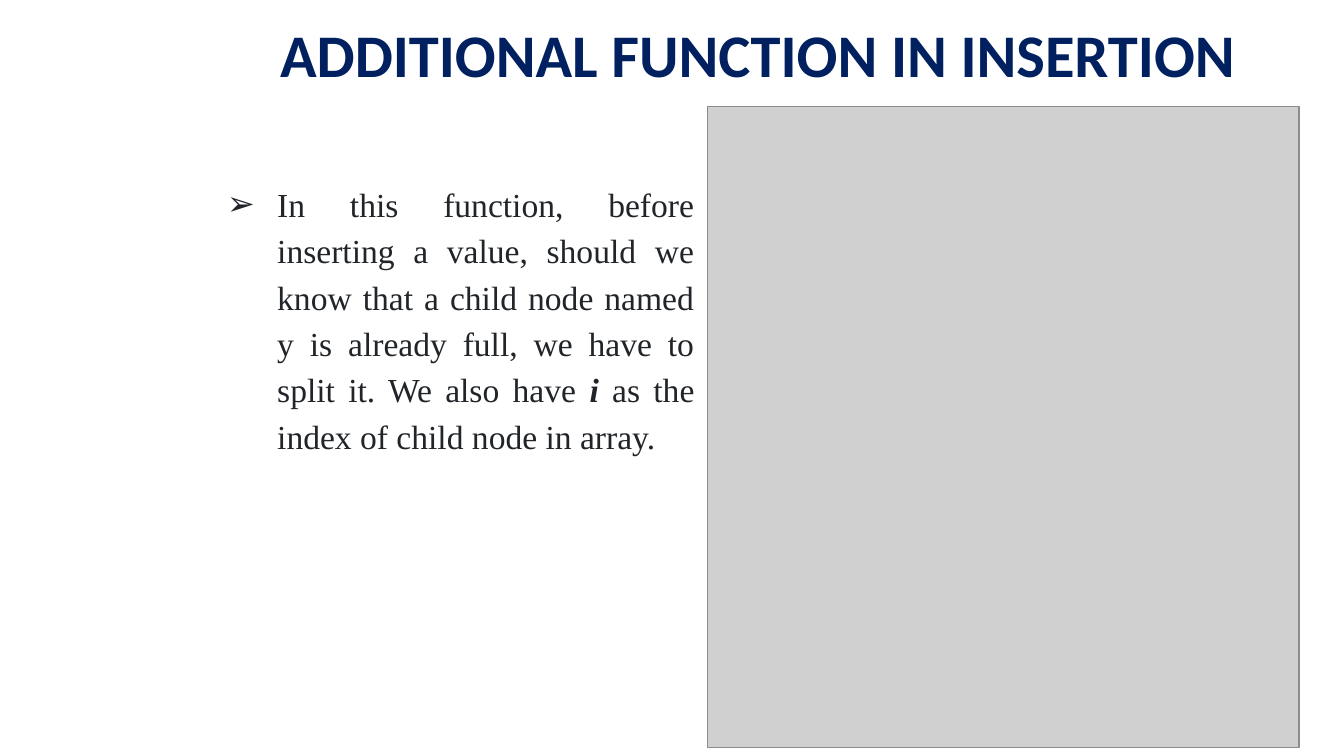
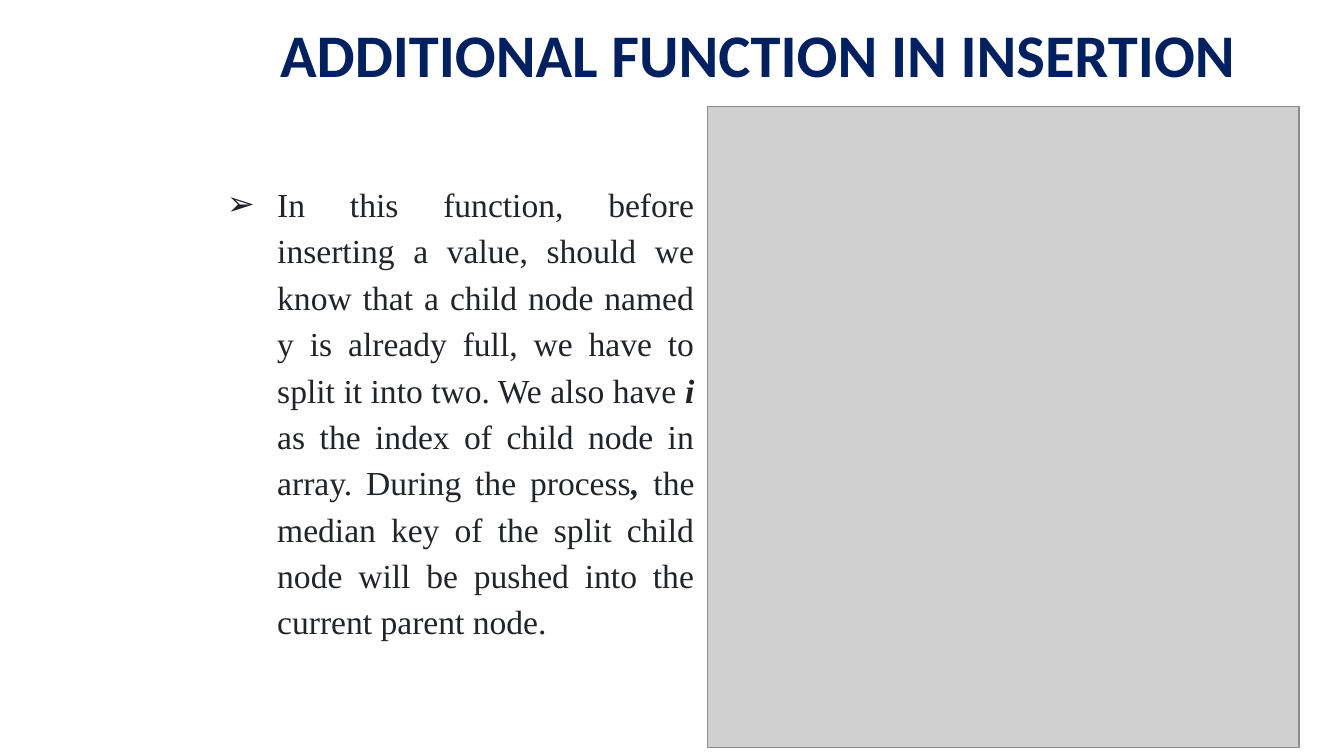
Before and after one commit to viettungvuong/Seminar, a slide deck: slide 26 of Seminar.pptx. Drawn at 1344x756 pixels with LibreOffice and Linux fonts; fonts in the diff are those of the drawing; grey boxes stand for pictures; background and template pictures are left out. Boxes give left, top, right and bottom in pixels: in the first picture for what was removed or moved away, otherwise in the second. Text is boxed around its words. In the diff, an @@ line names an element or a change of style, - is before the commit and + after.

```diff
--- a/Seminar.pptx
+++ b/Seminar.pptx
@@ text at box(277, 193, 694, 641): text changed @@
-➢ In this function, before inserting a value, should we know that a child node named y is already full, we have to split it. We also have i as the index of child node in array.
+➢ In this function, before inserting a value, should we know that a child node named y is already full, we have to split it into two. We also have i as the index of child node in array. During the process, the median key of the split child node will be pushed into the current parent node.
```
